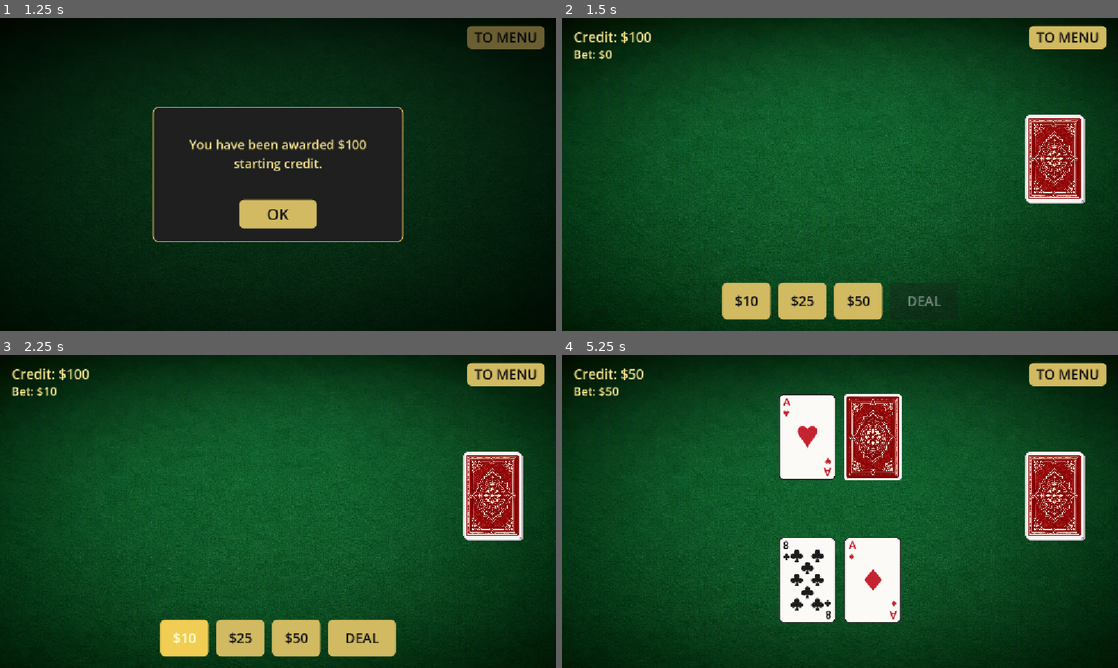
Above: before the commit, frames 1-4 (two rows, left to right).
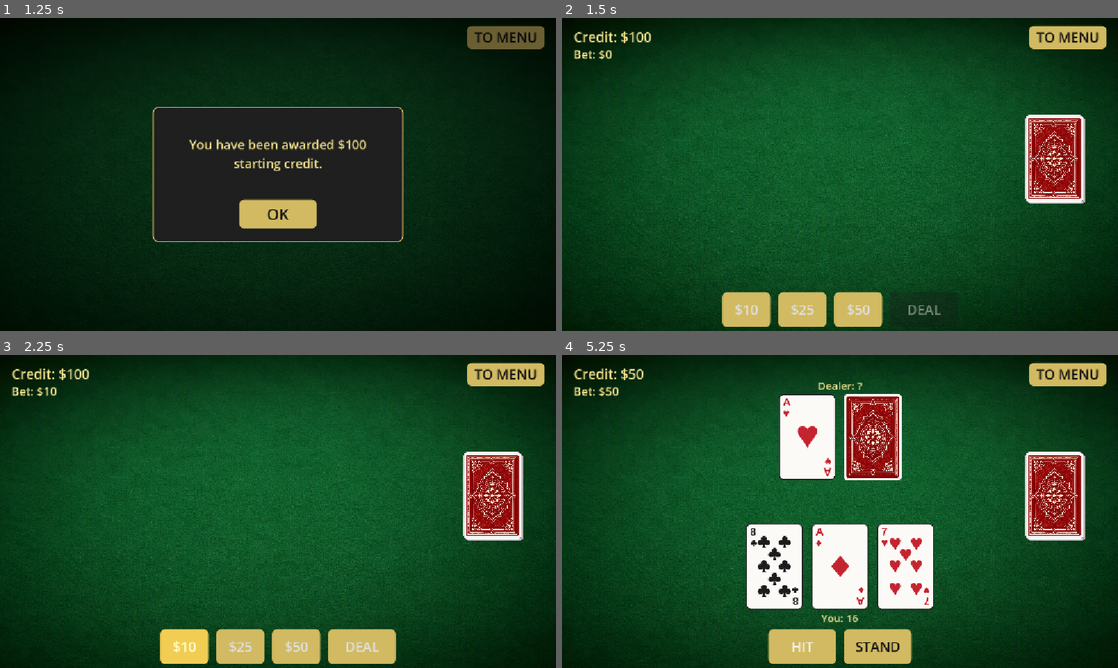
Above: after the commit, the same moments.

Repository: AShynkevich/BlackJ
Game: Godot game, scene res://menu.tscn
Two runs of this game, one before a commit and one after it. Both use one fixed random seed, a clock stepped at 60 frames per second and the inputs below.
Inputs (mouse positions are in pixels of both pictures, inside the frame that each line leads up to):
- Up to frame 1 (1.25 s): click "START" at 0.5 s
- Up to frame 2 (1.5 s): click "OK" at 1.25 s
- Up to frame 3 (2.25 s): click "$10" at 2 s
- Up to frame 4 (5.25 s): click "$25" at 2.75 s; click "$50" at 3.5 s; click "DEAL" at 4.25 s; click (801, 646) at 5 s, where only the run after the commit has a clickable "HIT"

Frame 1 is identical in both runs. In frame 2, 2.2% of the frame differs, in the area x 28-69%, y 84-99%; in frame 3, 2.9%; in frame 4, 10%, in the area x 33-67%, y 8-99%.

Commit message:
Play a full classic round after the opening deal.
Move session flow and scoring off the table UI so Hit/Stand, dealer rules, and payout stay in dedicated scripts, and start from menu.tscn by path so Play no longer depends on a stale scene UID.

Co-authored-by: Cursor <cursoragent@cursor.com>

Diff:
--- a/main_level.gd
+++ b/main_level.gd
@@ -1,58 +1,61 @@
 extends Control
 
-const STARTING_CREDIT := 100
 const CARD_SCENE := preload("res://card_ui.tscn")
 
 @export var bet_amounts: Array[int] = [10, 25, 50]
 @export var bet_button_size := Vector2(100, 64)
-@export var opening_cards_each: int = 2
-@export var hide_dealer_last_card: bool = true
 
-var credit: int = 0
-var selected_bet: int = 0
-var locked_bet: int = 0
-var player_hand: Array[CardData] = []
-var dealer_hand: Array[CardData] = []
 var bet_buttons: Array[Button] = []
 
+@onready var flow: Node = $BlackjackFlow
 @onready var credit_label: Label = $CreditLabel
 @onready var bet_label: Label = $BetLabel
+@onready var player_score_label: Label = $PlayerScoreLabel
+@onready var dealer_score_label: Label = $DealerScoreLabel
+@onready var result_label: Label = $ResultLabel
 @onready var credit_dialog: ColorRect = $CreditDialog
 @onready var deck_pile: Control = $DeckPile
 @onready var bet_panel: HBoxContainer = $BetPanel
 @onready var deal_button: Button = $BetPanel/DealButton
+@onready var decision_panel: HBoxContainer = $DecisionPanel
+@onready var result_panel: HBoxContainer = $ResultPanel
+@onready var next_button: Button = $ResultPanel/NextButton
 @onready var dealer_hand_box: HBoxContainer = $DealerHand
 @onready var player_hand_box: HBoxContainer = $PlayerHand
 @onready var deck_manager: Node = $DeckManager
 
 
 func _ready() -> void:
+	flow.setup(deck_manager)
+	flow.phase_changed.connect(_on_phase_changed)
+	flow.credit_changed.connect(_on_credit_changed)
+	flow.bet_changed.connect(_on_bet_changed)
+	flow.card_dealt.connect(_on_card_dealt)
+	flow.dealer_revealed.connect(_on_dealer_revealed)
+	flow.hands_cleared.connect(_on_hands_cleared)
+	flow.round_resolved.connect(_on_round_resolved)
 	_build_bet_buttons()
-	credit = 0
-	selected_bet = 0
-	locked_bet = 0
 	credit_label.visible = false
 	bet_label.visible = false
 	deck_pile.visible = false
-	bet_panel.visible = false
 	credit_dialog.visible = true
-	_refresh_bet_buttons()
+	_on_phase_changed(flow.Phase.CREDIT)
 
 
 func _build_bet_buttons() -> void:
 	bet_buttons.clear()
 	for amount in bet_amounts:
-		var button := _make_bet_button(amount)
+		var button := _make_table_button("$%d" % amount, bet_button_size)
 		button.pressed.connect(_on_bet_chosen.bind(amount))
 		bet_panel.add_child(button)
 		bet_panel.move_child(button, deal_button.get_index())
 		bet_buttons.append(button)
 
 
-func _make_bet_button(amount: int) -> Button:
+func _make_table_button(text: String, min_size: Vector2) -> Button:
 	var button := Button.new()
-	button.text = "$%d" % amount
-	button.custom_minimum_size = bet_button_size
+	button.text = text
+	button.custom_minimum_size = min_size
 	for style_name in ["normal", "hover", "pressed"]:
 		button.add_theme_stylebox_override(
 			style_name,
@@ -64,76 +67,106 @@
 
 
 func _on_credit_ok_pressed() -> void:
-	credit = STARTING_CREDIT
-	_refresh_credit_label()
 	credit_label.visible = true
 	bet_label.visible = true
 	deck_pile.visible = true
-	bet_panel.visible = true
 	credit_dialog.visible = false
+	flow.start_session()
 	_refresh_bet_buttons()
 
 
 func _on_bet_chosen(amount: int) -> void:
-	if amount > credit:
-		return
-	selected_bet = amount
+	flow.choose_bet(amount)
 	_refresh_bet_buttons()
 
 
 func _on_deal_pressed() -> void:
-	if selected_bet <= 0 or selected_bet > credit:
-		return
-	_lock_bet_and_deal()
+	flow.deal()
 
 
-func _lock_bet_and_deal() -> void:
-	locked_bet = selected_bet
-	credit -= locked_bet
-	selected_bet = 0
-	bet_panel.visible = false
-	_refresh_credit_label()
-	_refresh_bet_label()
-	_deal_opening_hands()
+func _on_hit_pressed() -> void:
+	flow.hit()
+	_refresh_scores()
 
 
-func _deal_opening_hands() -> void:
-	# Each round: one card to the player, then one to the dealer.
-	# The dealer's last card is the hole card when hide_dealer_last_card is set.
-	for i in opening_cards_each:
-		_deal_to(player_hand, player_hand_box, true)
-		var dealer_face_up := not hide_dealer_last_card or i < opening_cards_each - 1
-		_deal_to(dealer_hand, dealer_hand_box, dealer_face_up)
+func _on_stand_pressed() -> void:
+	flow.stand()
+	_refresh_scores()
 
 
-func _deal_to(hand: Array[CardData], hand_box: HBoxContainer, face_up: bool) -> void:
-	var card_data: CardData = deck_manager.draw_card()
-	if card_data == null:
-		return
-	hand.append(card_data)
+func _on_next_pressed() -> void:
+	flow.next_round()
+	_refresh_bet_buttons()
+
+
+func _on_phase_changed(phase: int) -> void:
+	bet_panel.visible = phase == flow.Phase.BETTING
+	decision_panel.visible = phase == flow.Phase.PLAYER_TURN
+	result_panel.visible = phase == flow.Phase.RESOLVE
+	_refresh_scores()
+
+
+func _on_credit_changed(credit: int) -> void:
+	credit_label.text = "Credit: $%d" % credit
+
+
+func _on_bet_changed(shown_bet: int) -> void:
+	bet_label.text = "Bet: $%d" % shown_bet
+
+
+func _on_card_dealt(is_player: bool, card_data: CardData, face_up: bool) -> void:
+	var hand_box := player_hand_box if is_player else dealer_hand_box
 	var card := CARD_SCENE.instantiate() as CardUI
 	hand_box.add_child(card)
 	card.is_face_up = face_up
 	card.data = card_data
+	_refresh_scores()
 
 
-func _refresh_credit_label() -> void:
-	credit_label.text = "Credit: $%d" % credit
+func _on_dealer_revealed() -> void:
+	for child in dealer_hand_box.get_children():
+		var card := child as CardUI
+		if card != null:
+			card.is_face_up = true
+	_refresh_scores()
 
 
-func _refresh_bet_label() -> void:
-	var shown_bet := locked_bet if locked_bet > 0 else selected_bet
-	bet_label.text = "Bet: $%d" % shown_bet
+func _on_hands_cleared() -> void:
+	for child in player_hand_box.get_children():
+		child.queue_free()
+	for child in dealer_hand_box.get_children():
+		child.queue_free()
+	result_label.text = ""
+	_refresh_scores()
+
+
+func _on_round_resolved(message: String) -> void:
+	result_label.text = message
+	if flow.credit <= 0:
+		result_label.text += " No credit left."
+	next_button.disabled = flow.credit <= 0
+
+
+func _refresh_scores() -> void:
+	if flow.player_hand.is_empty():
+		player_score_label.text = ""
+		dealer_score_label.text = ""
+		return
+	player_score_label.text = "You: %d" % flow.player_total()
+	if flow.dealer_cards_revealed:
+		dealer_score_label.text = "Dealer: %d" % flow.dealer_total()
+	else:
+		dealer_score_label.text = "Dealer: ?"
 
 
 func _refresh_bet_buttons() -> void:
 	for i in bet_buttons.size():
 		var amount := bet_amounts[i]
 		var button := bet_buttons[i]
-		button.disabled = amount > credit
-		button.modulate = Color(1.15, 1.1, 0.85, 1) if amount == selected_bet else Color.WHITE
-	deal_button.disabled = selected_bet <= 0 or selected_bet > credit
-	_refresh_bet_label()
+		button.disabled = amount > flow.credit
+		button.modulate = Color(1.15, 1.1, 0.85, 1) if amount == flow.selected_bet else Color.WHITE
+	deal_button.disabled = flow.selected_bet <= 0 or flow.selected_bet > flow.credit
+	bet_label.text = "Bet: $%d" % flow.shown_bet()
 
 
 func _on_main_menu_pressed() -> void:
--- a/main_level.tscn
+++ b/main_level.tscn
@@ -4,6 +4,7 @@
 [ext_resource type="Texture2D" uid="uid://j17043fnbiwg" path="res://assets/table.png" id="2_bhu08"]
 [ext_resource type="Script" uid="uid://bvbgtrw7dgwfp" path="res://scripts/deck_manager.gd" id="3_bhu08"]
 [ext_resource type="Texture2D" uid="uid://deqs1dvgbv3tc" path="res://assets/cards/card_back.tres" id="4_back"]
+[ext_resource type="Script" uid="uid://thwmo5b0f3b3" path="res://scripts/blackjack_flow.gd" id="5_flow"]
 
 [sub_resource type="StyleBoxFlat" id="StyleBoxFlat_6614m"]
 bg_color = Color(0.81960785, 0.7294118, 0.38039216, 1)
@@ -161,17 +162,64 @@
 anchor_right = 0.5
 anchor_bottom = 1.0
 offset_left = -140.0
-offset_top = -272.0
+offset_top = -300.0
 offset_right = 140.0
-offset_bottom = -92.0
+offset_bottom = -120.0
 grow_horizontal = 2
 grow_vertical = 0
 mouse_filter = 2
 theme_override_constants/separation = 16
 alignment = 1
 
+[node name="DealerScoreLabel" type="Label" parent="." unique_id=1038822989]
+layout_mode = 1
+anchors_preset = 5
+anchor_left = 0.5
+anchor_right = 0.5
+offset_left = -140.0
+offset_top = 48.0
+offset_right = 140.0
+offset_bottom = 80.0
+grow_horizontal = 2
+theme_override_colors/font_color = Color(0.95, 0.88, 0.55, 1)
+theme_override_font_sizes/font_size = 22
+horizontal_alignment = 1
+
+[node name="PlayerScoreLabel" type="Label" parent="." unique_id=778733496]
+layout_mode = 1
+anchors_preset = 7
+anchor_left = 0.5
+anchor_top = 1.0
+anchor_right = 0.5
+anchor_bottom = 1.0
+offset_left = -140.0
+offset_top = -116.0
+offset_right = 140.0
+offset_bottom = -88.0
+grow_horizontal = 2
+grow_vertical = 0
+theme_override_colors/font_color = Color(0.95, 0.88, 0.55, 1)
+theme_override_font_sizes/font_size = 22
+horizontal_alignment = 1
+
+[node name="ResultLabel" type="Label" parent="." unique_id=1490687020]
+layout_mode = 1
+anchors_preset = 8
+anchor_left = 0.5
+anchor_top = 0.5
+anchor_right = 0.5
+anchor_bottom = 0.5
+offset_left = -280.0
+offset_top = -24.0
+offset_right = 280.0
+offset_bottom = 24.0
+grow_horizontal = 2
+grow_vertical = 2
+theme_override_colors/font_color = Color(0.95, 0.88, 0.55, 1)
+theme_override_font_sizes/font_size = 28
+horizontal_alignment = 1
+
 [node name="BetPanel" type="HBoxContainer" parent="." unique_id=347929041]
-visible = false
 layout_mode = 1
 anchors_preset = 7
 anchor_left = 0.5
@@ -179,9 +227,9 @@
 anchor_right = 0.5
 anchor_bottom = 1.0
 offset_left = -280.0
-offset_top = -100.0
+offset_top = -80.0
 offset_right = 280.0
-offset_bottom = -24.0
+offset_bottom = -8.0
 grow_horizontal = 2
 grow_vertical = 0
 theme_override_constants/separation = 16
@@ -190,7 +238,7 @@
 [node name="DealButton" type="Button" parent="BetPanel" unique_id=1648599101]
 custom_minimum_size = Vector2(140, 64)
 layout_mode = 2
-theme_override_colors/font_color = Color(0.07450981, 0.07450981, 0.07450981, 1)
+theme_override_colors/font_color = Color(0.875, 0.875, 0.875, 1)
 theme_override_font_sizes/font_size = 28
 theme_override_styles/normal = SubResource("StyleBoxFlat_bet")
 theme_override_styles/pressed = SubResource("StyleBoxFlat_bet")
@@ -198,8 +246,74 @@
 disabled = true
 text = "DEAL"
 
+[node name="DecisionPanel" type="HBoxContainer" parent="." unique_id=1896954236]
+visible = false
+layout_mode = 1
+anchors_preset = 7
+anchor_left = 0.5
+anchor_top = 1.0
+anchor_right = 0.5
+anchor_bottom = 1.0
+offset_left = -180.0
+offset_top = -80.0
+offset_right = 180.0
+offset_bottom = -8.0
+grow_horizontal = 2
+grow_vertical = 0
+theme_override_constants/separation = 16
+alignment = 1
+
+[node name="HitButton" type="Button" parent="DecisionPanel" unique_id=1751097911]
+custom_minimum_size = Vector2(140, 64)
+layout_mode = 2
+theme_override_colors/font_color = Color(0.07450981, 0.07450981, 0.07450981, 1)
+theme_override_font_sizes/font_size = 28
+theme_override_styles/normal = SubResource("StyleBoxFlat_bet")
+theme_override_styles/pressed = SubResource("StyleBoxFlat_bet")
+theme_override_styles/hover = SubResource("StyleBoxFlat_bet")
+text = "HIT"
+
+[node name="StandButton" type="Button" parent="DecisionPanel" unique_id=1406606268]
+custom_minimum_size = Vector2(140, 64)
+layout_mode = 2
+theme_override_colors/font_color = Color(0.07450981, 0.07450981, 0.07450981, 1)
+theme_override_font_sizes/font_size = 28
+theme_override_styles/normal = SubResource("StyleBoxFlat_bet")
+theme_override_styles/pressed = SubResource("StyleBoxFlat_bet")
+theme_override_styles/hover = SubResource("StyleBoxFlat_bet")
+text = "STAND"
+
+[node name="ResultPanel" type="HBoxContainer" parent="." unique_id=1072860122]
+visible = false
+layout_mode = 1
+anchors_preset = 7
+anchor_left = 0.5
+anchor_top = 1.0
+anchor_right = 0.5
+anchor_bottom = 1.0
+offset_left = -100.0
+offset_top = -80.0
+offset_right = 100.0
+offset_bottom = -8.0
+grow_horizontal = 2
+grow_vertical = 0
+alignment = 1
+
+[node name="NextButton" type="Button" parent="ResultPanel" unique_id=680567319]
+custom_minimum_size = Vector2(160, 64)
+layout_mode = 2
+theme_override_colors/font_color = Color(0.07450981, 0.07450981, 0.07450981, 1)
+theme_override_font_sizes/font_size = 28
+theme_override_styles/normal = SubResource("StyleBoxFlat_bet")
+theme_override_styles/pressed = SubResource("StyleBoxFlat_bet")
+theme_override_styles/hover = SubResource("StyleBoxFlat_bet")
+text = "NEXT"
+
 [node name="DeckManager" type="Node" parent="." unique_id=947934991]
 script = ExtResource("3_bhu08")
+
+[node name="BlackjackFlow" type="Node" parent="."]
+script = ExtResource("5_flow")
 
 [node name="CreditDialog" type="ColorRect" parent="." unique_id=1191525856]
 visible = false
@@ -264,4 +378,7 @@
 
 [connection signal="pressed" from="StartButton" to="." method="_on_main_menu_pressed"]
 [connection signal="pressed" from="BetPanel/DealButton" to="." method="_on_deal_pressed"]
+[connection signal="pressed" from="DecisionPanel/HitButton" to="." method="_on_hit_pressed"]
+[connection signal="pressed" from="DecisionPanel/StandButton" to="." method="_on_stand_pressed"]
+[connection signal="pressed" from="ResultPanel/NextButton" to="." method="_on_next_pressed"]
 [connection signal="pressed" from="CreditDialog/Panel/OkButton" to="." method="_on_credit_ok_pressed"]
--- a/project.godot
+++ b/project.godot
@@ -11,8 +11,9 @@
 [application]
 
 config/name="BlackJ"
-run/main_scene="uid://cmqkjw34jxy0w"
+run/main_scene="res://menu.tscn"
 config/features=PackedStringArray("4.7", "GL Compatibility")
+run/max_fps=30
 config/icon="res://icon.svg"
 
 [display]
--- /dev/null
+++ b/scripts/blackjack_flow.gd
@@ -0,0 +1,193 @@
+extends Node
+
+## Classic session: credit, bet, deal, player turn, dealer, payout.
+## Does not spawn CardUI or read the table scene.
+
+enum Phase { CREDIT, BETTING, PLAYER_TURN, DEALER_TURN, RESOLVE }
+
+const STARTING_CREDIT := 100
+
+signal phase_changed(phase: Phase)
+signal credit_changed(credit: int)
+signal bet_changed(shown_bet: int)
+signal card_dealt(is_player: bool, card: CardData, face_up: bool)
+signal dealer_revealed
+signal hands_cleared
+signal round_resolved(message: String)
+
+@export var opening_cards_each: int = 2
+@export var hide_dealer_last_card: bool = true
+
+var phase: Phase = Phase.CREDIT
+var credit: int = 0
+var selected_bet: int = 0
+var locked_bet: int = 0
+var player_hand: Array[CardData] = []
+var dealer_hand: Array[CardData] = []
+var dealer_cards_revealed: bool = false
+
+var _deck: Node
+
+
+func setup(deck_manager: Node) -> void:
+	_deck = deck_manager
+
+
+func start_session() -> void:
+	credit = STARTING_CREDIT
+	selected_bet = 0
+	locked_bet = 0
+	_emit_money()
+	_set_phase(Phase.BETTING)
+
+
+func choose_bet(amount: int) -> void:
+	if phase != Phase.BETTING or amount > credit:
+		return
+	selected_bet = amount
+	_emit_bet()
+
+
+func deal() -> void:
+	if phase != Phase.BETTING or selected_bet <= 0 or selected_bet > credit:
+		return
+	locked_bet = selected_bet
+	credit -= locked_bet
+	selected_bet = 0
+	_emit_money()
+	_ensure_deck_has_cards()
+	_deal_opening_hands()
+	_after_opening_deal()
+
+
+func hit() -> void:
+	if phase != Phase.PLAYER_TURN:
+		return
+	_deal_to(player_hand, true, true)
+	if BlackjackRules.is_bust(player_hand):
+		_reveal_dealer()
+		_finish_round(0, "Bust. You lose.")
+
+
+func stand() -> void:
+	if phase != Phase.PLAYER_TURN:
+		return
+	_play_dealer()
+
+
+func next_round() -> void:
+	if phase != Phase.RESOLVE or credit <= 0:
+		return
+	_clear_hands()
+	locked_bet = 0
+	selected_bet = 0
+	_emit_bet()
+	_set_phase(Phase.BETTING)
+
+
+func shown_bet() -> int:
+	return locked_bet if locked_bet > 0 else selected_bet
+
+
+func player_total() -> int:
+	return BlackjackRules.hand_total(player_hand)
+
+
+func dealer_total() -> int:
+	return BlackjackRules.hand_total(dealer_hand)
+
+
+func _set_phase(next: Phase) -> void:
+	phase = next
+	phase_changed.emit(phase)
+
+
+func _emit_money() -> void:
+	credit_changed.emit(credit)
+	_emit_bet()
+
+
+func _emit_bet() -> void:
+	bet_changed.emit(shown_bet())
+
+
+func _ensure_deck_has_cards() -> void:
+	var needed := opening_cards_each * 2 + 12
+	if _deck.deck.size() >= needed:
+		return
+	_deck.generate_deck()
+	_deck.shuffle_deck()
+
+
+func _deal_opening_hands() -> void:
+	# One card to the player, then one to the dealer, each pass.
+	# The dealer's last card is the hole card when hide_dealer_last_card is set.
+	for i in opening_cards_each:
+		_deal_to(player_hand, true, true)
+		var dealer_face_up := not hide_dealer_last_card or i < opening_cards_each - 1
+		_deal_to(dealer_hand, false, dealer_face_up)
+
+
+func _deal_to(hand: Array[CardData], is_player: bool, face_up: bool) -> void:
+	var card_data: CardData = _deck.draw_card()
+	if card_data == null:
+		return
+	hand.append(card_data)
+	card_dealt.emit(is_player, card_data, face_up)
+
+
+func _after_opening_deal() -> void:
+	var player_natural := BlackjackRules.is_natural(player_hand)
+	var dealer_natural := BlackjackRules.is_natural(dealer_hand)
+	if player_natural or dealer_natural:
+		_reveal_dealer()
+		if player_natural and dealer_natural:
+			_finish_round(locked_bet, "Push. Both have Blackjack.")
+		elif player_natural:
+			_finish_round(locked_bet * 2, "Blackjack. You win $%d." % locked_bet)
+		else:
+			_finish_round(0, "Dealer has Blackjack.")
+		return
+	_set_phase(Phase.PLAYER_TURN)
+
+
+func _play_dealer() -> void:
+	_set_phase(Phase.DEALER_TURN)
+	_reveal_dealer()
+	while BlackjackRules.should_dealer_hit(dealer_hand):
+		_deal_to(dealer_hand, false, true)
+	_resolve_hands()
+
+
+func _reveal_dealer() -> void:
+	if dealer_cards_revealed:
+		return
+	dealer_cards_revealed = true
+	dealer_revealed.emit()
+
+
+func _resolve_hands() -> void:
+	var player := player_total()
+	var dealer := dealer_total()
+	if BlackjackRules.is_bust(dealer_hand):
+		_finish_round(locked_bet * 2, "Dealer busts. You win $%d." % locked_bet)
+	elif player > dealer:
+		_finish_round(locked_bet * 2, "You win $%d." % locked_bet)
+	elif dealer > player:
+		_finish_round(0, "Dealer wins.")
+	else:
+		_finish_round(locked_bet, "Push.")
+
+
+func _finish_round(payout: int, message: String) -> void:
+	credit += payout
+	credit_changed.emit(credit)
+	round_resolved.emit(message)
+	_set_phase(Phase.RESOLVE)
+
+
+func _clear_hands() -> void:
+	player_hand.clear()
+	dealer_hand.clear()
+	dealer_cards_revealed = false
+	hands_cleared.emit()
--- /dev/null
+++ b/scripts/blackjack_rules.gd
@@ -0,0 +1,29 @@
+class_name BlackjackRules
+extends Object
+
+## Soft Ace: count 11, then drop to 1 while the hand is bust.
+static func hand_total(cards: Array[CardData]) -> int:
+	var total := 0
+	var aces := 0
+	for card in cards:
+		total += card.value
+		if card.value == 11:
+			aces += 1
+	while total > 21 and aces > 0:
+		total -= 10
+		aces -= 1
+	return total
+
+
+static func is_bust(cards: Array[CardData]) -> bool:
+	return hand_total(cards) > 21
+
+
+## Natural is Ace + 10-value on the first two cards only.
+static func is_natural(cards: Array[CardData]) -> bool:
+	return cards.size() == 2 and hand_total(cards) == 21
+
+
+## House rule: hit below 17, stand on 17+ (including soft 17).
+static func should_dealer_hit(dealer_cards: Array[CardData]) -> bool:
+	return hand_total(dealer_cards) < 17
Not shown, added: scripts/blackjack_flow.gd.uid
Not shown, added: scripts/blackjack_rules.gd.uid
Not shown, changed: CONTEXT.md
